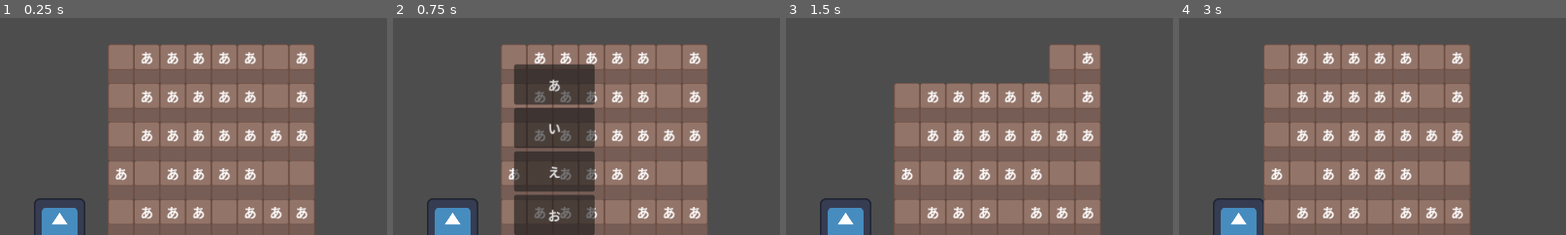
Above: before the commit, frames 1-4 (left to right).
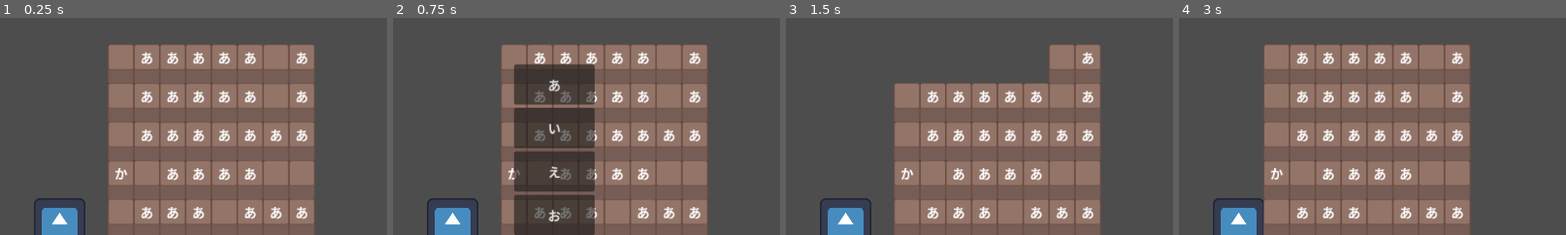
Above: after the commit, the same moments.

Repository: Ray1212144/Gojuon
Game: Godot game, scene res://scene/level/level_one.tscn
The game is run twice, just before and just after one commit, with the same random seed, the same clock (stepped at 60 frames per second) and the same inputs. The engine's default icon, where the game draws it, is replaced by a stand-in: a white triangle on a blue panel in a dark square.
Inputs (mouse positions are % of the whole screen's width and height, from its top left):
- Up to frame 1 (0.25 s): no input
- Up to frame 2 (0.75 s): click (58, 13) at 0.52 s
- Up to frame 3 (1.5 s): click "あ" at 1.25 s
- Up to frame 4 (3 s): click "reset" at 2 s; tap Enter at 2.75 s; move the mouse to (72, 45) at 2.77 s; hold Right (ui_right) from 2.78 s (still down); click (72, 45) at 2.92 s
The pictures show only the part of the screen within x 42-92%, y 3-53%; the shares and areas given below are measured in that part.

The runs differ from the first frame. In frame 1, 0.1% of the frame differs, in the area x 29-34%, y 69-75%; in frame 2, less than 0.1%; in frame 3, 0.1%; in frame 4, 0.1%.

Commit message:
brickfix

Diff:
--- a/scene/brick.tscn
+++ b/scene/brick.tscn
@@ -1,6 +1,6 @@
 [gd_scene load_steps=4 format=3 uid="uid://cmnwfv6qsl0sd"]
 
-[ext_resource type="Script" uid="uid://d0hqagi02i4mr" path="res://script/bric.gd" id="1_m1x4b"]
+[ext_resource type="Script" uid="uid://d0hqagi02i4mr" path="res://script/brick.gd" id="1_m1x4b"]
 [ext_resource type="Texture2D" uid="uid://d1m2asmkrx0qg" path="res://asset/鐮栧潡.png" id="2_pmybv"]
 
 [sub_resource type="RectangleShape2D" id="RectangleShape2D_bo08i"]
--- a/scene/check_area.tscn
+++ b/scene/check_area.tscn
@@ -1,6 +1,6 @@
 [gd_scene load_steps=2 format=3 uid="uid://dv77holfwabvd"]
 
-[ext_resource type="Script" uid="uid://xs8k4ovdl5ag" path="res://scene/check_area.gd" id="1_f70e3"]
+[ext_resource type="Script" uid="uid://xs8k4ovdl5ag" path="res://script/check_area.gd" id="1_f70e3"]
 
 [node name="CheckArea" type="Area2D" groups=["CheckArea2D"]]
 script = ExtResource("1_f70e3")
--- a/scene/explode_area.tscn
+++ b/scene/explode_area.tscn
@@ -1,6 +1,6 @@
 [gd_scene load_steps=2 format=3 uid="uid://dl13gwq18wsw7"]
 
-[ext_resource type="Script" uid="uid://cpyfm6tsn51x3" path="res://scene/explode_area.gd" id="1_7wo4p"]
+[ext_resource type="Script" uid="uid://cpyfm6tsn51x3" path="res://script/explode_area.gd" id="1_7wo4p"]
 
 [node name="ExplodeArea" type="Area2D" groups=["ExplodeArea2D", "explode_area"]]
 script = ExtResource("1_7wo4p")
--- a/scene/fill.tscn
+++ b/scene/fill.tscn
@@ -2,7 +2,7 @@
 
 [ext_resource type="Script" uid="uid://babf4cr0e68a8" path="res://script/fill.gd" id="1_iel58"]
 [ext_resource type="Texture2D" uid="uid://d1m2asmkrx0qg" path="res://asset/鐮栧潡.png" id="2_0na5l"]
-[ext_resource type="Script" uid="uid://crom8tyb61qbr" path="res://scene/set_kana_button.gd" id="3_utdu3"]
+[ext_resource type="Script" uid="uid://crom8tyb61qbr" path="res://script/set_kana_button.gd" id="3_utdu3"]
 
 [sub_resource type="RectangleShape2D" id="RectangleShape2D_bo08i"]
 size = Vector2(32, 50)
--- a/script/bric.gd
+++ /dev/null
@@ -1,104 +0,0 @@
-# brick.gd
-@tool
-extends StaticBody2D
-class_name Brick
-
-# 五十音数据数组
-const KANA_SYMBOLS = [
-	"あ", "い", "う", "え", "お",
-	"か", "き", "く", "け", "こ",
-	"さ", "し", "す", "せ", "そ",
-	"た", "ち", "つ", "て", "と",
-	"な", "に", "ぬ", "ね", "の",
-	"は", "ひ", "ふ", "へ", "ほ",
-	"ま", "み", "む", "め", "も",
-	"や", "ゆ", "よ",
-	"ら", "り", "る", "れ", "ろ",
-	"わ", "を", "ん"
-]
-
-# 罗马字映射
-const ROMAJI_MAP = [
-	"a", "i", "u", "e", "o",
-	"ka", "ki", "ku", "ke", "ko",
-	"sa", "shi", "su", "se", "so",
-	"ta", "chi", "tsu", "te", "to",
-	"na", "ni", "nu", "ne", "no",
-	"ha", "hi", "fu", "he", "ho",
-	"ma", "mi", "mu", "me", "mo",
-	"ya", "yu", "yo",
-	"ra", "ri", "ru", "re", "ro",
-	"wa", "wo", "n"
-]
-
-# 导出变量，允许在场景中预设五十音
-@export var preset_kana_selection: int = 0:
-	set(value):
-		preset_kana_selection = value
-		kana_selection = value
-		if Engine.is_editor_hint():
-			update_display()
-
-# 实际使用的 kana_selection
-var kana_selection: int = 0
-
-@onready var label = $Label
-
-func _ready():
-	# 确保有标签节点
-	if not has_node("Label"):
-		create_label()
-
-	# 使用预设值
-	kana_selection = preset_kana_selection
-
-	# 更新显示
-	update_display()
-
-# 在编辑器中实时更新显示
-func _process(_delta):
-	if Engine.is_editor_hint():
-		if label and label.text != get_symbol():
-			update_display()
-
-# 获取当前显示的符号
-func get_symbol() -> String:
-	if kana_selection < KANA_SYMBOLS.size():
-		return KANA_SYMBOLS[kana_selection]
-	return "？"
-
-# 更新显示
-func update_display():
-	if has_node("Label"):
-		if not label:
-			label = $Label
-		label.text = get_symbol()
-
-		if label is Label:
-			label.horizontal_alignment = HORIZONTAL_ALIGNMENT_CENTER
-			label.vertical_alignment = VERTICAL_ALIGNMENT_CENTER
-			label.autowrap_mode = TextServer.AUTOWRAP_OFF
-			label.visible_ratio = 1.0
-
-# 创建标签节点
-func create_label():
-	var new_label = Label.new()
-	new_label.name = "Label"
-	new_label.horizontal_alignment = HORIZONTAL_ALIGNMENT_CENTER
-	new_label.vertical_alignment = VERTICAL_ALIGNMENT_CENTER
-	new_label.size = Vector2(50, 50)
-	new_label.add_theme_font_size_override("font_size", 24)
-	add_child(new_label)
-	label = new_label
-
-# 获取罗马字
-func get_romaji() -> String:
-	if kana_selection < ROMAJI_MAP.size():
-		return ROMAJI_MAP[kana_selection]
-	return ""
-
-# 设置五十音选择
-func set_kana_selection(selection: int):
-	kana_selection = selection
-	if Engine.is_editor_hint():
-		update_display()
--- /dev/null
+++ b/script/brick.gd
@@ -0,0 +1,161 @@
+# brick.gd
+@tool
+extends StaticBody2D
+class_name Brick
+
+# 五十音数据数组
+const KANA_SYMBOLS = [
+	"あ", "い", "う", "え", "お",
+	"か", "き", "く", "け", "こ",
+	"さ", "し", "す", "せ", "そ",
+	"た", "ち", "つ", "て", "と",
+	"な", "に", "ぬ", "ね", "の",
+	"は", "ひ", "ふ", "へ", "ほ",
+	"ま", "み", "む", "め", "も",
+	"や", "ゆ", "よ",
+	"ら", "り", "る", "れ", "ろ",
+	"わ", "を", "ん"
+]
+
+# 罗马字映射
+const ROMAJI_MAP = [
+	"a", "i", "u", "e", "o",
+	"ka", "ki", "ku", "ke", "ko",
+	"sa", "shi", "su", "se", "so",
+	"ta", "chi", "tsu", "te", "to",
+	"na", "ni", "nu", "ne", "no",
+	"ha", "hi", "fu", "he", "ho",
+	"ma", "mi", "mu", "me", "mo",
+	"ya", "yu", "yo",
+	"ra", "ri", "ru", "re", "ro",
+	"wa", "wo", "n"
+]
+
+# 导出变量，允许在场景中预设五十音
+@export var preset_kana_selection: int = 0:
+	set(value):
+		preset_kana_selection = value
+		# 在编辑器中，如果还没有文件名，使用预设值
+		if Engine.is_editor_hint():
+			if not _has_valid_filename():
+				kana_selection = value
+				update_display()
+
+# 实际使用的 kana_selection
+var kana_selection: int = 0
+
+@onready var label = $Label
+
+func _ready():
+	# 确保有标签节点
+	if not has_node("Label"):
+		create_label()
+
+	# 在编辑器和运行时都根据文件名设置 kana_selection
+	_set_kana_selection_from_filename()
+
+	# 更新显示
+	update_display()
+
+# 在编辑器中实时更新显示
+func _process(_delta):
+	if Engine.is_editor_hint():
+		# 检查文件名是否发生变化
+		if _has_filename_changed():
+			_set_kana_selection_from_filename()
+			update_display()
+
+		# 确保显示正确
+		if label and label.text != get_symbol():
+			update_display()
+
+# 检查是否有有效的文件名
+func _has_valid_filename() -> bool:
+	var scene_file_path = get_scene_file_path()
+	return scene_file_path and scene_file_path != "" and scene_file_path.get_file().begins_with("brick_")
+
+# 检查文件名是否发生变化
+var _last_filename = ""
+func _has_filename_changed() -> bool:
+	var current_filename = ""
+	var scene_file_path = get_scene_file_path()
+	if scene_file_path and scene_file_path != "":
+		current_filename = scene_file_path.get_file()
+
+	if current_filename != _last_filename:
+		_last_filename = current_filename
+		return true
+	return false
+
+# 根据文件名自动设置 kana_selection
+func _set_kana_selection_from_filename():
+	var scene_file_path = get_scene_file_path()
+	if scene_file_path and scene_file_path != "":
+		var file_name = scene_file_path.get_file().get_basename()
+
+		# 提取假名部分（假设文件名格式为 "brick_あ"）
+		if file_name.begins_with("brick_"):
+			var kana_symbol = file_name.substr(6)  # 去掉 "brick_" 前缀
+
+			# 在五十音数组中查找对应的索引
+			var index = KANA_SYMBOLS.find(kana_symbol)
+			if index != -1:
+				kana_selection = index
+				if Engine.is_editor_hint():
+					print("根据文件名设置假名: " + kana_symbol + " (索引: " + str(index) + ")")
+			else:
+				# 如果文件名中的假名无效，使用预设值
+				kana_selection = preset_kana_selection
+				if Engine.is_editor_hint():
+					push_error("无法从文件名识别假名: " + kana_symbol + "，使用预设值: " + str(preset_kana_selection))
+		else:
+			# 文件名格式不符合，使用预设值
+			kana_selection = preset_kana_selection
+			if Engine.is_editor_hint():
+				print("文件名格式不符合预期: " + file_name + "，使用预设值: " + str(preset_kana_selection))
+	else:
+		# 无法获取文件路径，使用预设值
+		kana_selection = preset_kana_selection
+		if Engine.is_editor_hint():
+			print("无法获取场景文件路径，使用预设值: " + str(preset_kana_selection))
+
+# 获取当前显示的符号
+func get_symbol() -> String:
+	if kana_selection < KANA_SYMBOLS.size():
+		return KANA_SYMBOLS[kana_selection]
+	return "？"
+
+# 更新显示
+func update_display():
+	if has_node("Label"):
+		if not label:
+			label = $Label
+		label.text = get_symbol()
+
+		if label is Label:
+			label.horizontal_alignment = HORIZONTAL_ALIGNMENT_CENTER
+			label.vertical_alignment = VERTICAL_ALIGNMENT_CENTER
+			label.autowrap_mode = TextServer.AUTOWRAP_OFF
+			label.visible_ratio = 1.0
+
+# 创建标签节点
+func create_label():
+	var new_label = Label.new()
+	new_label.name = "Label"
+	new_label.horizontal_alignment = HORIZONTAL_ALIGNMENT_CENTER
+	new_label.vertical_alignment = VERTICAL_ALIGNMENT_CENTER
+	new_label.size = Vector2(50, 50)
+	new_label.add_theme_font_size_override("font_size", 24)
+	add_child(new_label)
+	label = new_label
+
+# 获取罗马字
+func get_romaji() -> String:
+	if kana_selection < ROMAJI_MAP.size():
+		return ROMAJI_MAP[kana_selection]
+	return ""
+
+# 设置五十音选择（主要用于编辑器）
+func set_kana_selection(selection: int):
+	kana_selection = selection
+	update_display()
Renamed: script/bric.gd.uid -> script/brick.gd.uid
Renamed: scene/check_area.gd -> script/check_area.gd
Renamed: scene/check_area.gd.uid -> script/check_area.gd.uid
Renamed: scene/explode_area.gd -> script/explode_area.gd
Renamed: scene/explode_area.gd.uid -> script/explode_area.gd.uid
Renamed: scene/set_kana_button.gd -> script/set_kana_button.gd
Renamed: scene/set_kana_button.gd.uid -> script/set_kana_button.gd.uid
